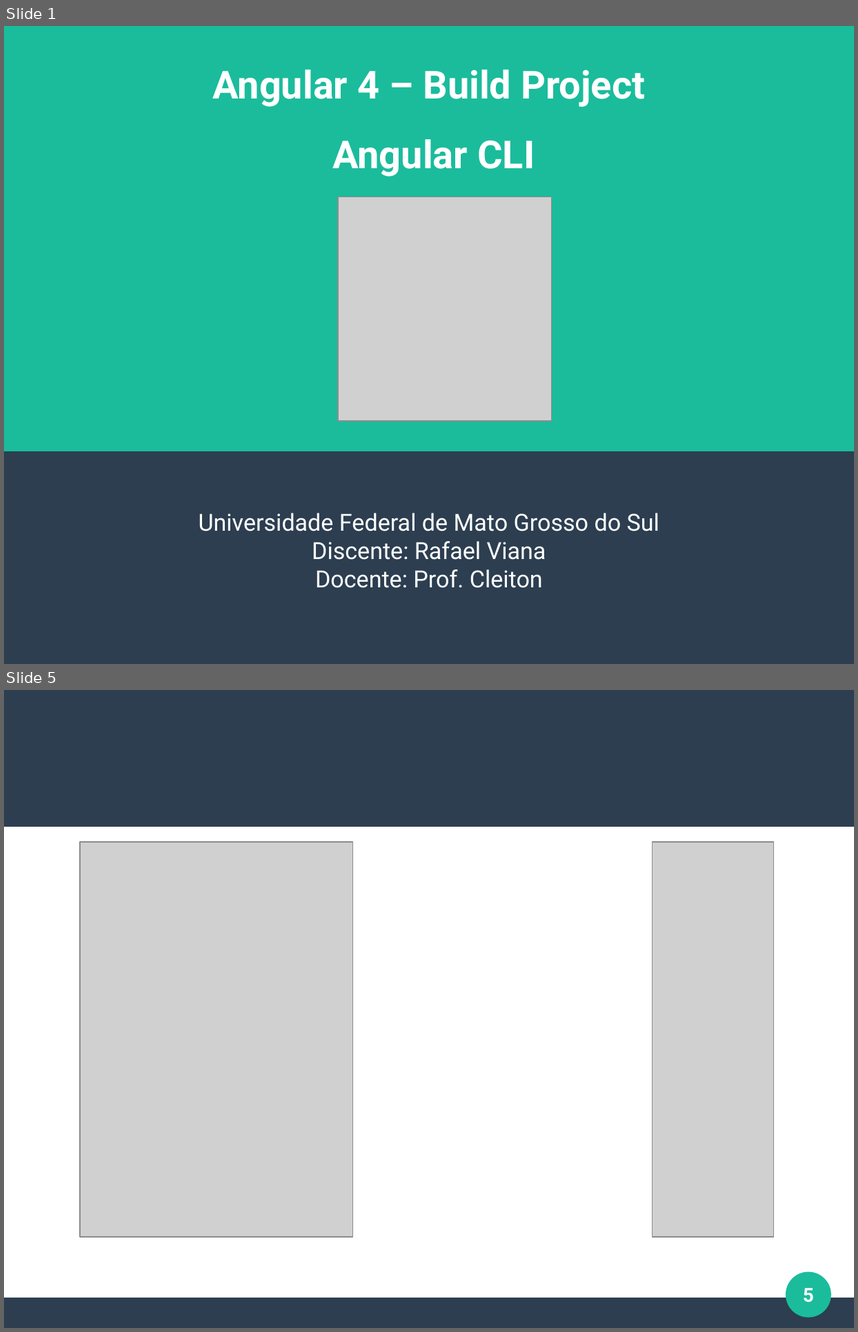
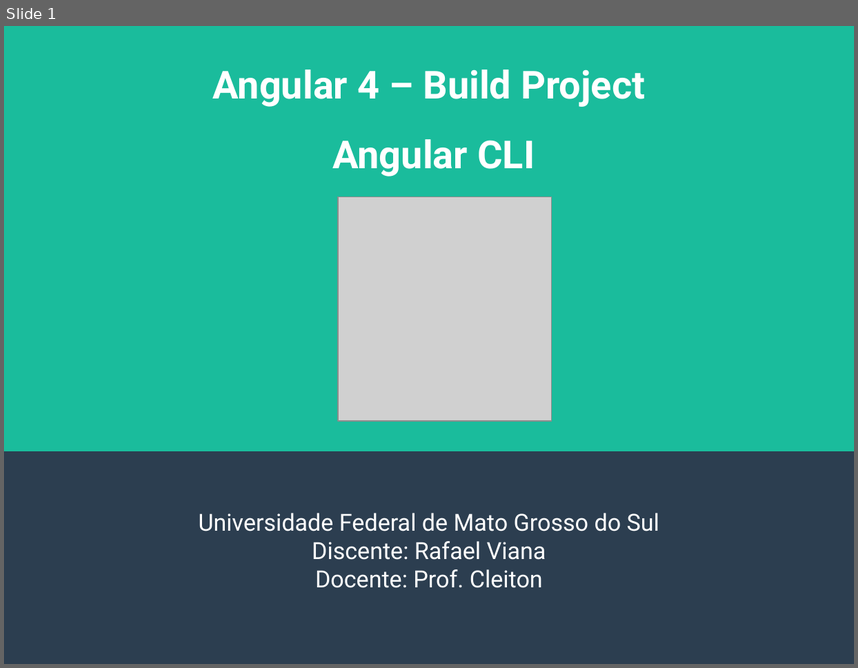
Before and after one commit to rafaelgov95/TE, a slide deck: Apresentação/Angular-4.odp. Shown one above the other, each under a label of ours: slides 1 and 5 before the commit, slide 1 after it; the slides between them are not shown. The pictures are 858x1332 and 858x668 pixels, drawn with LibreOffice and Linux fonts; fonts in the diff are those of the drawing; grey boxes stand for pictures. Boxes give left, top, right and bottom in pixels: in the first picture for what was removed or moved away, otherwise in the second. Text is boxed around its words. In the diff, an @@ line names an element or a change of style, - is before the commit and + after.

```diff
--- a/Apresentação/Angular-4.odp
+++ b/Apresentação/Angular-4.odp
@@ slide 5 removed at <box>4,690,854,1328</box>, background #FFFFFF @@
@@ rectangle removed at <box>4,690,854,827</box> @@
@@ picture removed at <box>80,842,352,1237</box> @@
@@ picture removed at <box>652,842,773,1237</box> @@
@@ ellipse removed at <box>786,1272,832,1317</box> @@
@@ page number removed at <box>803,1288,814,1302</box> @@
-5
@@ rectangle removed at <box>4,1297,854,1327</box> @@
```
Also in this commit, not shown: 2 slides changed, 3 slides added, 1 other slide removed, 1 other file.
